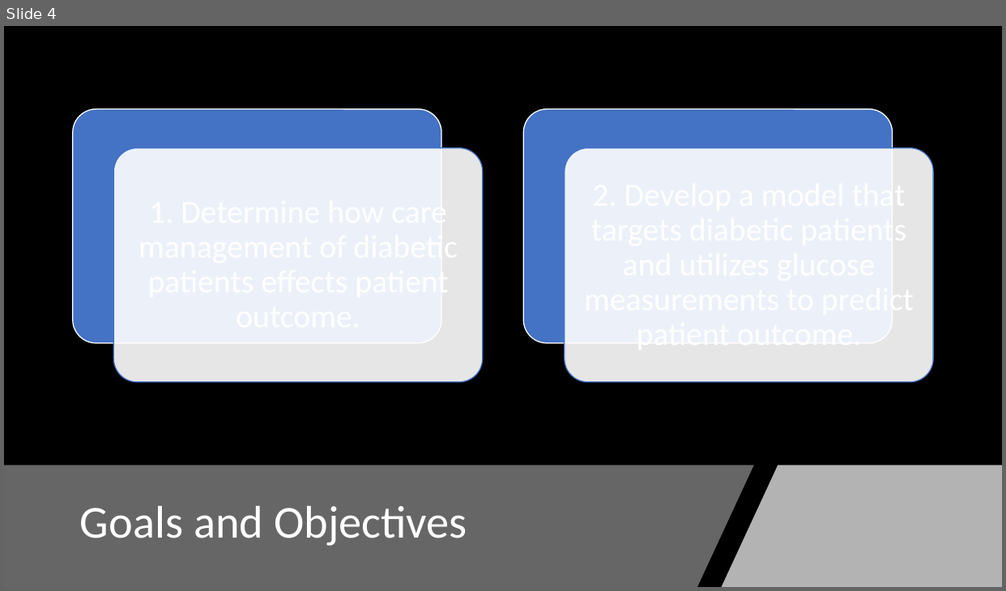
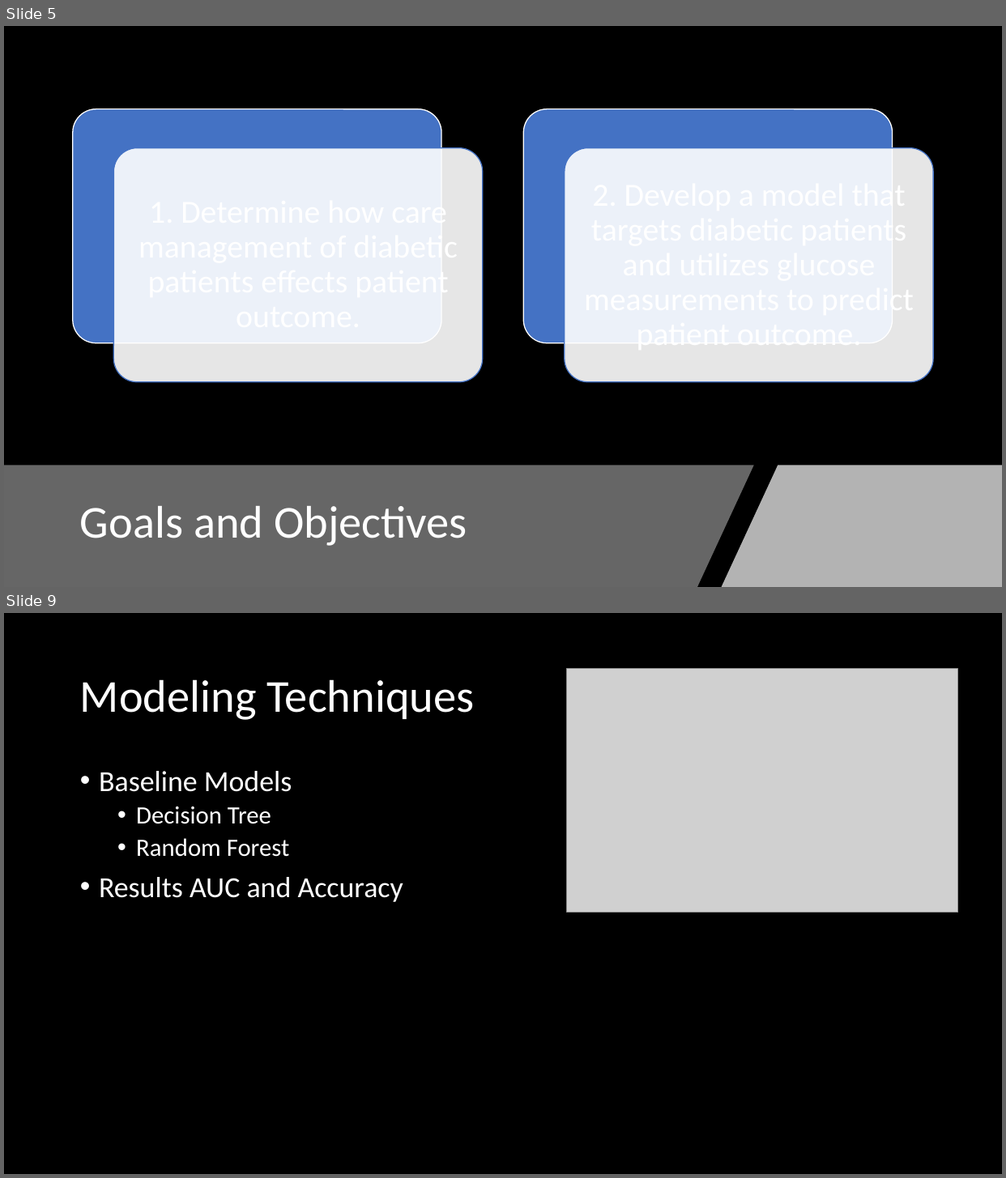
Before and after one commit to imw2/Diabetes-Diagnosis-Prediction, a slide deck: O. Week 3-4-2019/FinalPresentationWittler.pptx. Shown one above the other, each under a label of ours: slide 4 before the commit, slides 5 and 9 after it; the slides between them are not shown. The pictures are 1006x591 and 1006x1178 pixels, drawn with LibreOffice and Linux fonts; fonts in the diff are those of the drawing; grey boxes stand for pictures. Boxes give left, top, right and bottom in pixels: in the first picture for what was removed or moved away, otherwise in the second. Text is boxed around its words. In the diff, an @@ line names an element or a change of style, - is before the commit and + after.

```diff
--- a/O. Week 3-4-2019/FinalPresentationWittler.pptx
+++ b/O. Week 3-4-2019/FinalPresentationWittler.pptx
@@ slide 9 added at box(4, 613, 1002, 1174), background #000000 @@
@@ title added at box(80, 679, 474, 720), 44 pt, text #FFFFFF @@
+Modeling Techniques
@@ picture added at box(567, 668, 957, 913) @@
@@ text added at box(99, 771, 403, 902), 28 pt, text #FFFFFF @@
+• Baseline Models
+  • Decision Tree
+  • Random Forest
+• Results AUC and Accuracy
@@ what was slide 4 is now slide 5 @@
```
Also in this commit, not shown: 5 slides changed, 5 other slides added.
